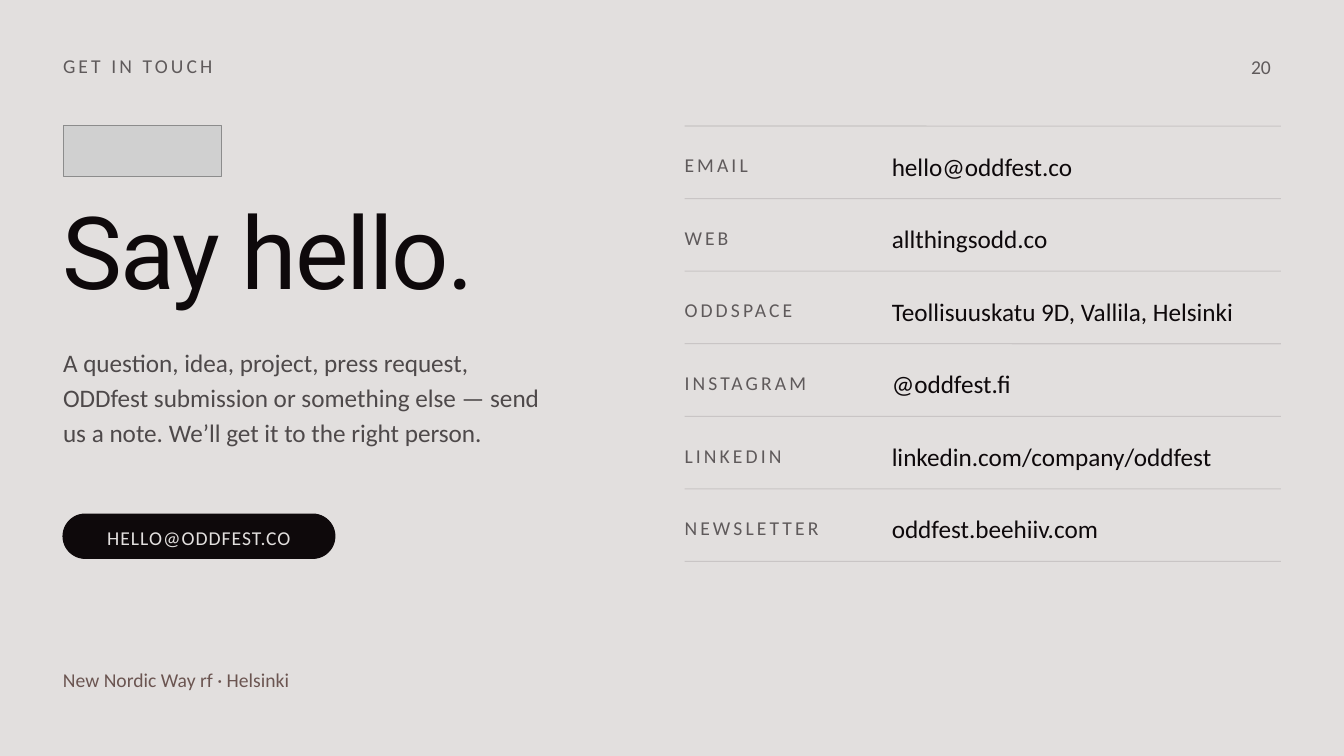
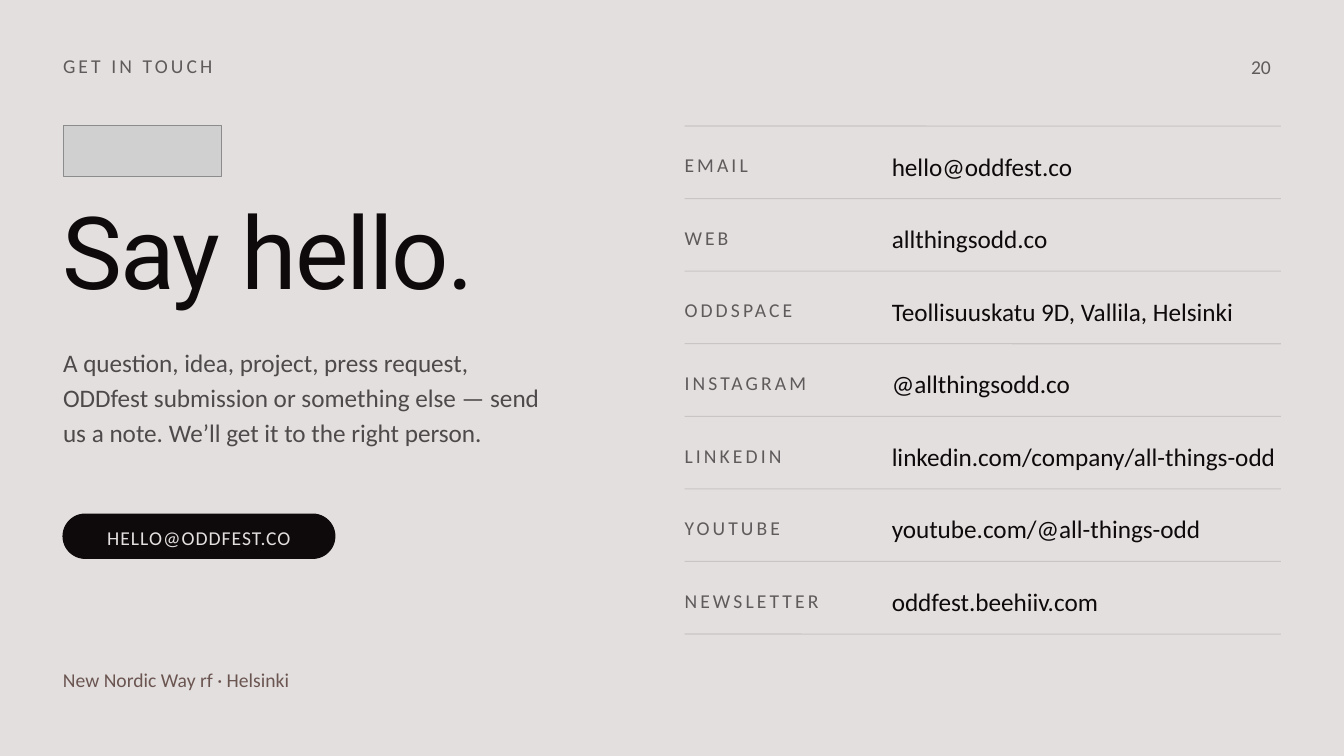
Before and after one commit to ronny-sketch/allthingsodd, a slide deck: slide 20 of brand/deck/all-things-odd-template.pptx. Drawn at 1344x756 pixels with LibreOffice and Linux fonts; fonts in the diff are those of the drawing; grey boxes stand for pictures. Boxes give left, top, right and bottom in pixels: in the first picture for what was removed or moved away, otherwise in the second. Text is boxed around its words. In the diff, an @@ line names an element or a change of style, - is before the commit and + after.

```diff
--- a/brand/deck/all-things-odd-template.pptx
+++ b/brand/deck/all-things-odd-template.pptx
@@ text at <box>892,375,1070,398</box>: text changed @@
-@oddfest.fi
+@allthingsodd.co
@@ text at <box>892,448,1275,471</box>: text changed @@
-linkedin.com/company/oddfest
+linkedin.com/company/all-things-odd
@@ text added at <box>685,522,780,535</box>, 14 pt, text #5F5A5B @@
+YOUTUBE
@@ text added at <box>892,520,1200,543</box>, 18 pt, text #0E090B @@
+youtube.com/@all-things-odd
@@ text "NEWSLETTER": place and size @@
-text "NEWSLETTER" at <box>685,522,819,535</box>
+text "NEWSLETTER" at <box>685,595,819,608</box>
@@ text "oddfest.beehiiv.com": place and size @@
-text "oddfest.beehiiv.com" at <box>892,520,1098,538</box>
+text "oddfest.beehiiv.com" at <box>892,593,1098,611</box>
@@ line added from (685, 634) to (1281, 634), #C9C5C5 0.75 pt @@
```
Also in this commit, not shown: 4 other files.
